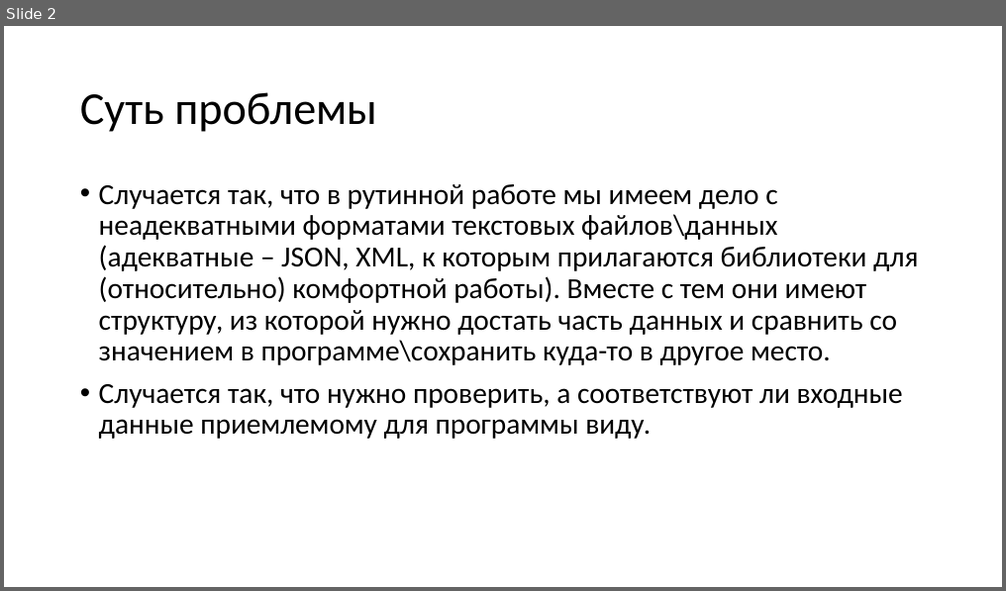
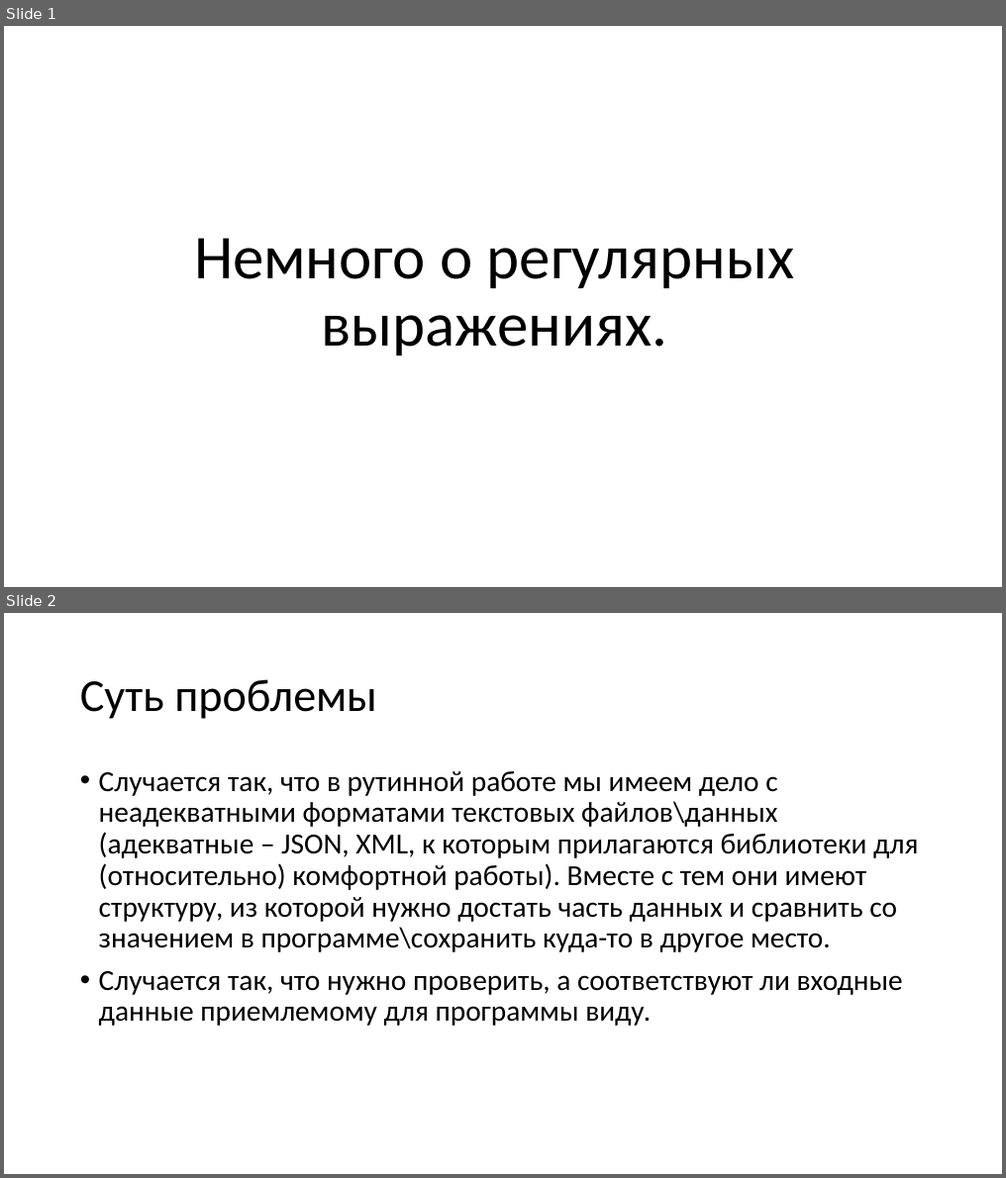
Before and after one commit to meTur4ik/re-demo, a slide deck: docs/re.pptx. Shown one above the other, each under a label of ours: slide 2 before the commit, slides 1 and 2 after it. The pictures are 1006x591 and 1006x1178 pixels, drawn with LibreOffice and Linux fonts; fonts in the diff are those of the drawing. Boxes give left, top, right and bottom in pixels: in the first picture for what was removed or moved away, otherwise in the second. Text is boxed around its words. In the diff, an @@ line names an element or a change of style, - is before the commit and + after.

```diff
--- a/docs/re.pptx
+++ b/docs/re.pptx
@@ slide 1 added at (4, 26, 1002, 587), background #FFFFFF @@
@@ title added at (194, 238, 795, 356), 60 pt, text #000000 @@
+Немного о регулярных выражениях.
```
Also in this commit, not shown: 16 slides changed, 3 other slides added, 1 slide removed.
